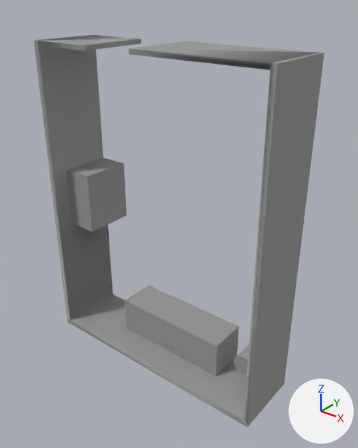
One commit to the COLLADA model turtlebot_ws/src/turtlebot3_simulations/turtlebot3_gazebo/models/room/meshes/IEC_room.dae: the scene before it, then after it.
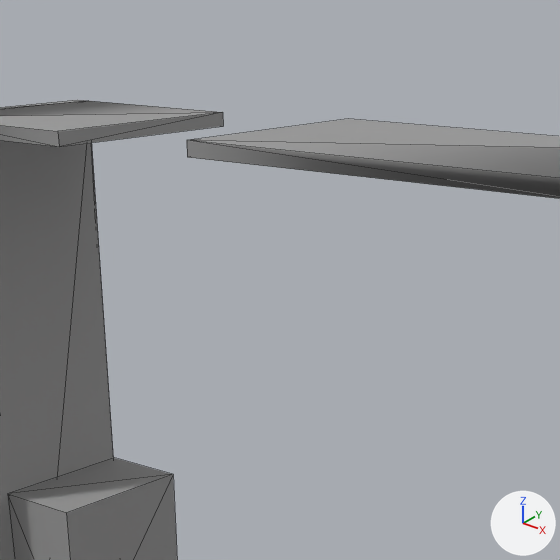
Old and new are each drawn whole from a camera (50 mm lens) standing at (3949.0, -5837.0, 3805.0) and looking at (-327.0, -492.0, 491.0) and again close up on the part from 18% to 72% of the width and 0% to 43% of the height. The axes (+X, +Y, +Z) are drawn at lower right. The lights are the same throughout. The close-ups show mesh edges as thin lines.

Before the edit, the objects in view are built like this:
```python
me_meshid0_name = bpy.data.meshes.new('meshId0_name')
me_meshid0_name.from_pydata(...)  # 96 vertices, 184 faces; spans x -2541.0..1462.0, y -1131.0..0.0, z -2018.0..3074.0
me_meshid0_name.materials.append(mat_m0defaultmaterial)  # grey #999999
ob_stl_binary = bpy.data.objects.new('<STL_BINARY>', me_meshid0_name)
ob_stl_binary.location = (0.0, 0.0, 0.0)
```
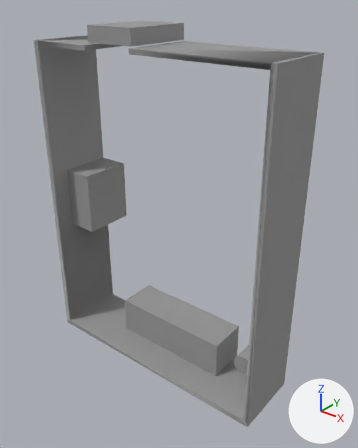
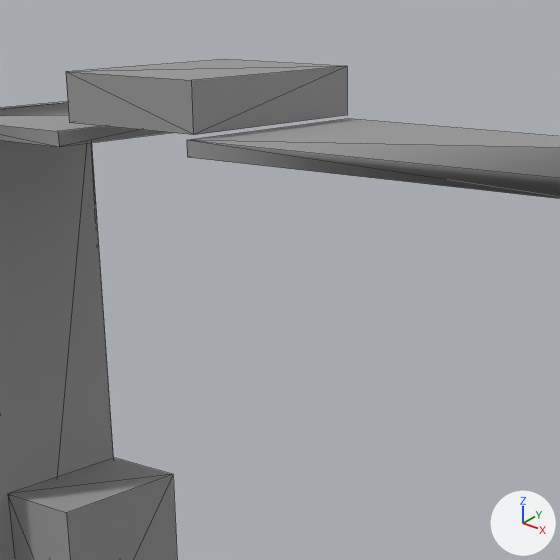
Pixel boxes (x1, y1, x2, y2) of what changed, in the close-ups (560 x 560 px):
'<STL_BINARY>', reshaped: before (0, 100, 560, 560); after (0, 59, 560, 560)
part 1 of me_meshid0_name, added: after (66, 59, 347, 135)

The change, as a diff of the scene's bpy script:
```diff
--- a/turtlebot_ws/src/turtlebot3_simulations/turtlebot3_gazebo/models/room/meshes/IEC_room.dae.py
+++ b/turtlebot_ws/src/turtlebot3_simulations/turtlebot3_gazebo/models/room/meshes/IEC_room.dae.py
@@ me_meshid0_name @@
 me_meshid0_name.from_pydata(...)  # 96 vertices, 184 faces; spans x -2541.0..1462.0, y -1131.0..0.0, z -2018.0..3074.0
 # used by ob_stl_binary; location = (0.0, 0.0, 0.0)
+# me_meshid0_name part 1: a new loose piece, a box spanning x -1417.0..-626.0, y -1078.0..-9.0, z 3091.0..3310.0, in mat_m0defaultmaterial (grey #999999)
 me_meshid0_name.materials.append(mat_m0defaultmaterial)
```
